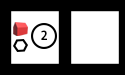
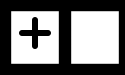
Revision of a layered 125×75 image; what changed, layer by layer:
removed layer "2" over [41, 30, 47, 40]
painted on "Layer 2" over [13, 17, 38, 49]
removed layer "Ellipse 1" over [31, 23, 57, 49]
removed layer "Polygon 1" over [13, 39, 28, 52]
added layer "Rounded Rectangle 3" above "Layer 1" over [19, 30, 51, 36]
painted on "Rounded Rectangle 2" over [35, 23, 53, 49]
painted on "Rounded Rectangle 1" over [37, 28, 55, 49]
